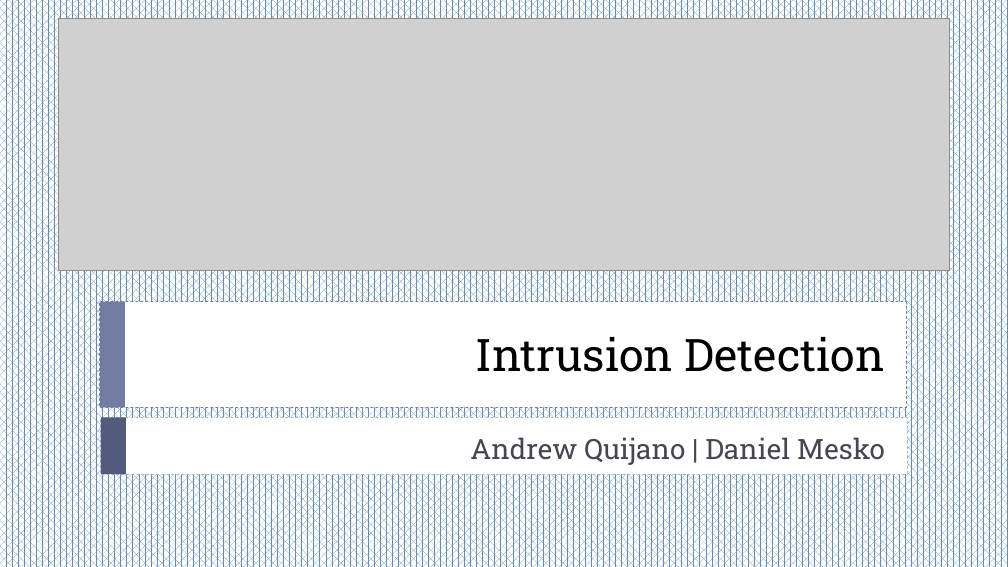
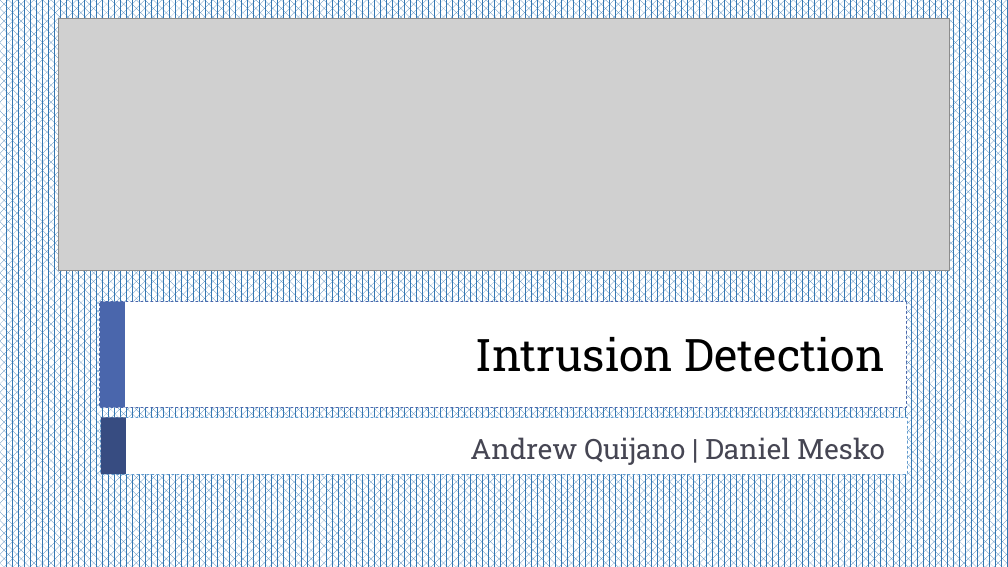
Before and after one commit to AndrewQuijano/Operating_Systems_II, a slide deck: slide 1 of Project_Presentation.pptx. Drawn at 1008x567 pixels with LibreOffice and Linux fonts; fonts in the diff are those of the drawing; grey boxes stand for pictures. Boxes give left, top, right and bottom in pixels: in the first picture for what was removed or moved away, otherwise in the second. Text is boxed around its words. In the diff, an @@ line names an element or a change of style, - is before the commit and + after.

```diff
--- a/Project_Presentation.pptx
+++ b/Project_Presentation.pptx
@@ background pattern #638CAE on #FFFFFF to pattern #3477B2 on #FFFFFF @@
@@ rectangle at box(100, 301, 906, 407): outline #727CA3 0.5 pt dashed to #4A66AC 0.5 pt dashed @@
@@ rectangle at box(100, 301, 125, 407): fill #727CA3 to #4A66AC @@
@@ rectangle at box(101, 417, 907, 474): outline #9FB8CD 0.5 pt dashed to #629DD1 0.5 pt dashed @@
@@ rectangle at box(101, 417, 126, 474): fill #525B7E to #384C81 @@
```
Also in this commit, not shown: 6 other slides changed, 3 slides added, 1 slide removed, 12 other files.
